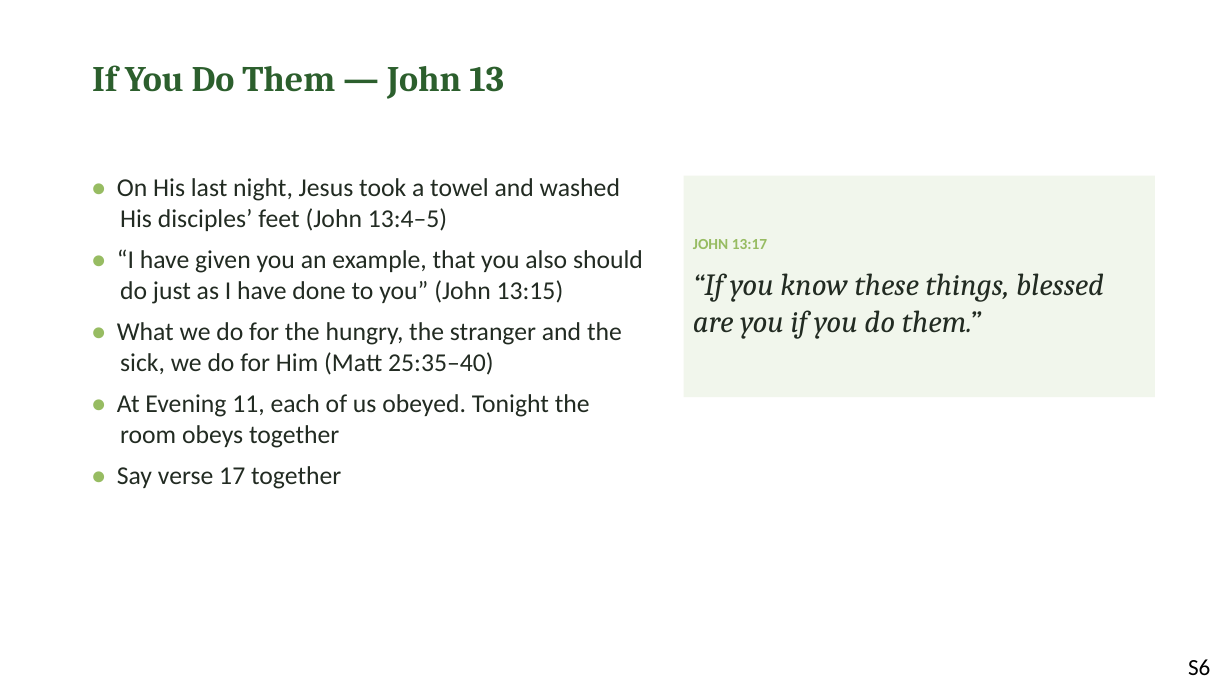
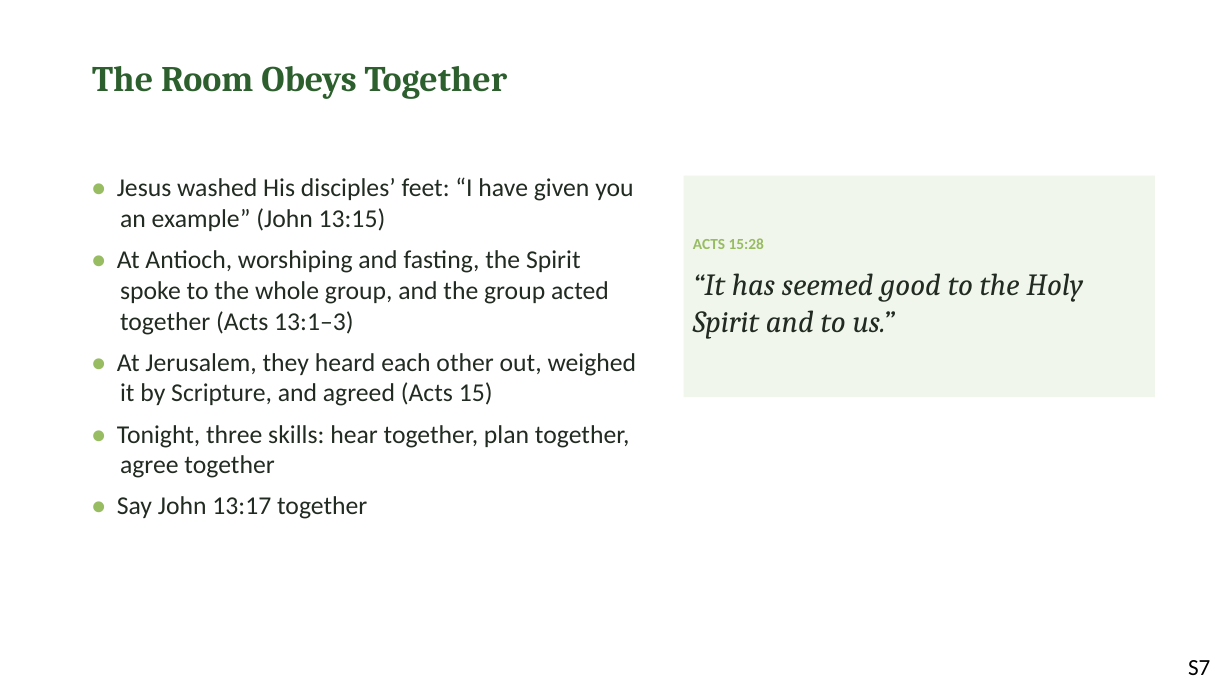
Before and after one commit to jgtittle-ministries/fellowship-of-the-heart-pilot-at-cca, a slide deck: slide 7 of docs/evening/materials/evening-13-slides.pptx (slide 6 before the commit). Drawn at 1232x693 pixels with LibreOffice and Linux fonts; fonts in the diff are those of the drawing. Boxes give left, top, right and bottom in pixels: in the first picture for what was removed or moved away, otherwise in the second. Text is boxed around its words. In the diff, an @@ line names an element or a change of style, - is before the commit and + after.

```diff
--- a/docs/evening/materials/evening-13-slides.pptx
+++ b/docs/evening/materials/evening-13-slides.pptx
@@ text at (x1=92, y1=66, x2=507, y2=99): text changed @@
-If You Do Them — John 13
+The Room Obeys Together
@@ text at (x1=117, y1=177, x2=637, y2=519): text changed @@
-• On His last night, Jesus took a towel and washed His disciples’ feet (John 13:4–5)
-• “I have given you an example, that you also should do just as I have done to you” (John 13:15)
-• What we do for the hungry, the stranger and the sick, we do for Him (Matt 25:35–40)
-• At Evening 11, each of us obeyed. Tonight the room obeys together
-• Say verse 17 together
+• Jesus washed His disciples’ feet: “I have given you an example” (John 13:15)
+• At Antioch, worshiping and fasting, the Spirit spoke to the whole group, and the group acted together (Acts 13:1–3)
+• At Jerusalem, they heard each other out, weighed it by Scripture, and agreed (Acts 15)
+• Tonight, three skills: hear together, plan together, agree together
+• Say John 13:17 together
@@ text in rectangle at (x1=693, y1=238, x2=1083, y2=339): text changed @@
-JOHN 13:17
-“If you know these things, blessed are you if you do them.”
+ACTS 15:28
+“It has seemed good to the Holy Spirit and to us.”
@@ text at (x1=1188, y1=660, x2=1210, y2=675): text changed @@
-S6
+S7
```
Also in this commit, not shown: 11 other slides changed, 4 slides added, 8 other files.
